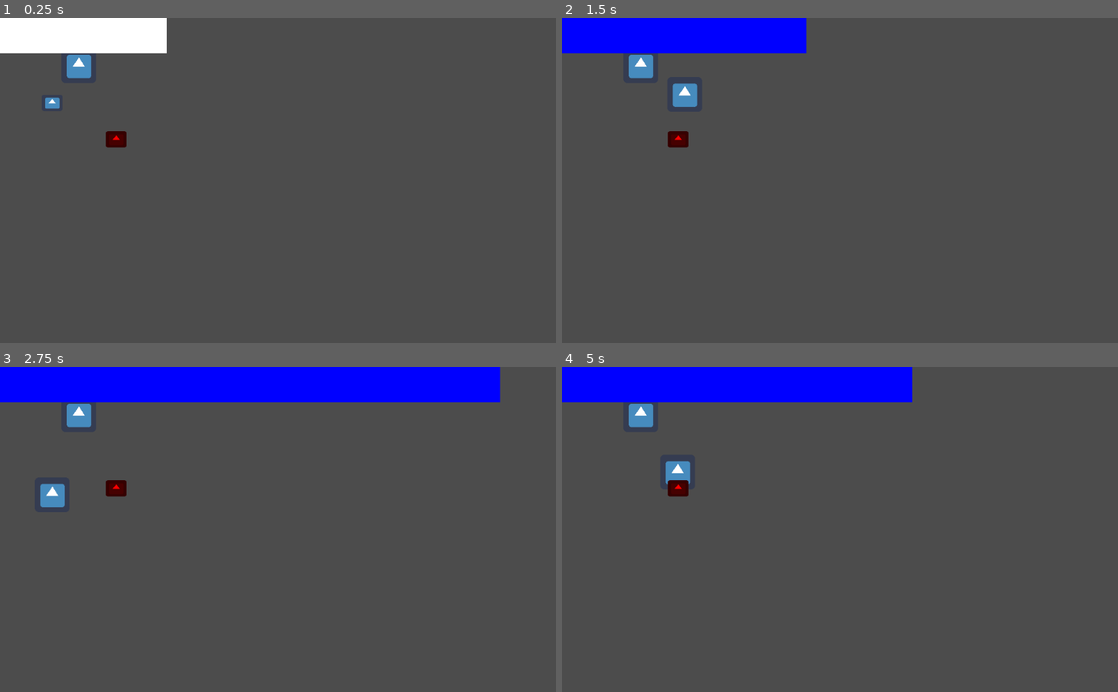
Above: before the commit, frames 1-4 (two rows, left to right).
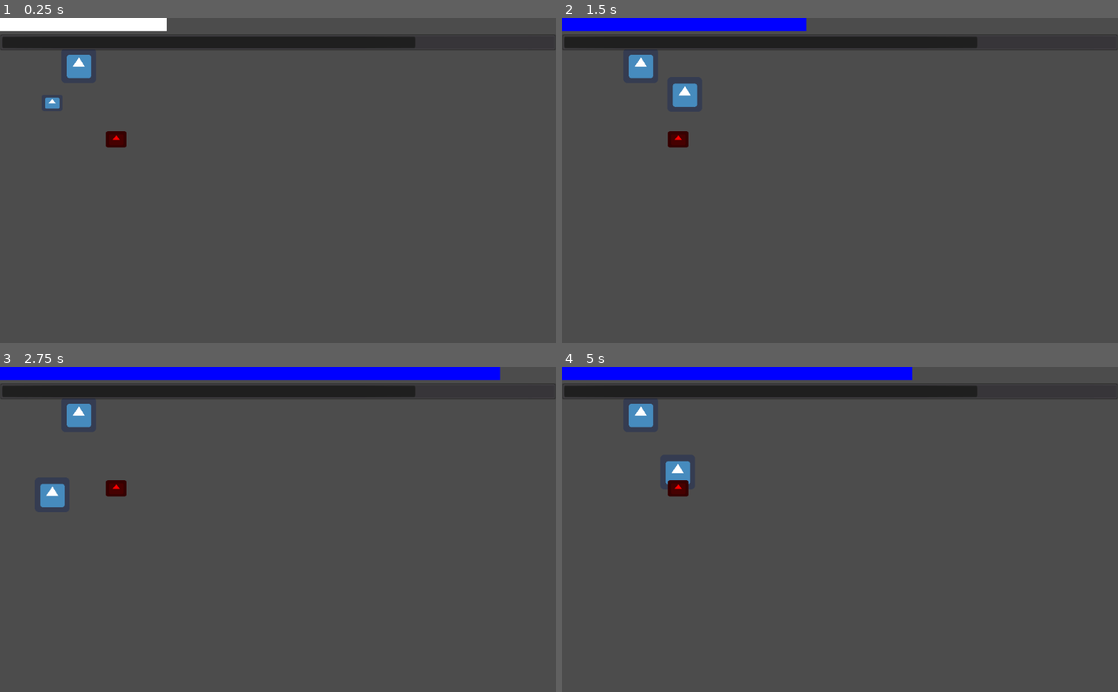
Above: after the commit, the same moments.

Repository: NancokPS2/GodotWildJam
Game: Godot game, scene res://test.tscn
The game is run twice, just before and just after one commit, with the same random seed, the same clock (stepped at 60 frames per second) and the same inputs. The project has no main scene, so this scene is started directly. The engine's default icon, where the game draws it, is replaced by a stand-in: a white triangle on a blue panel in a dark square.
Inputs (mouse positions are in pixels of both pictures, inside the frame that each line leads up to):
- Up to frame 1 (0.25 s): no input
- Up to frame 2 (1.5 s): tap Enter at 0.5 s; move the mouse to (962, 164) at 0.52 s; hold D (move_right) 0.53-1.25 s; tap 1 (herramienta1) at 0.6 s; click (962, 164) at 0.67 s; tap W (jump) at 0.77 s; drag from (728, 196) to (812, 245) at 1.27 s
- Up to frame 3 (2.75 s): move the mouse to (333, 458) at 2.02 s; hold A (move_left) from 2.03 s (still down); tap 3 (herramienta3) at 2.1 s
- Up to frame 4 (5 s): release A (move_left) at 2.75 s; drag from (812, 594) to (673, 480) at 2.77 s; tap Space at 3.5 s; move the mouse to (1006, 578) at 3.52 s; hold D (move_right) 3.53-4.25 s; tap Backspace at 3.6 s; tap W (jump) at 3.77 s; drag from (673, 480) to (756, 448) at 4.27 s

The runs differ from the first frame. In frame 1, 4.1% of the frame differs, in the area x 0-100%, y 3-11%; in frame 2, 4.5%; in frame 3, 6.4%; in frame 4, 5.1%.

Commit message:
Barra de vida (experimental)

Diff:
--- a/test.tscn
+++ b/test.tscn
@@ -20,12 +20,20 @@
 
 [node name="Termometro" type="ProgressBar" parent="Interfaz/Control"]
 anchor_right = 1.0
-anchor_bottom = 0.108
+anchor_bottom = 0.04
 size_flags_horizontal = 3
 step = 1.0
 value = 30.0
 percent_visible = false
 script = ExtResource( 5 )
+
+[node name="Vida" type="ProgressBar" parent="Interfaz/Control"]
+anchor_top = 0.05
+anchor_right = 1.0
+anchor_bottom = 0.1
+max_value = 4.0
+value = 3.0
+percent_visible = false
 
 [node name="HerramientaTalado" type="Node2D" parent="."]
 position = Vector2( 145, 88 )
